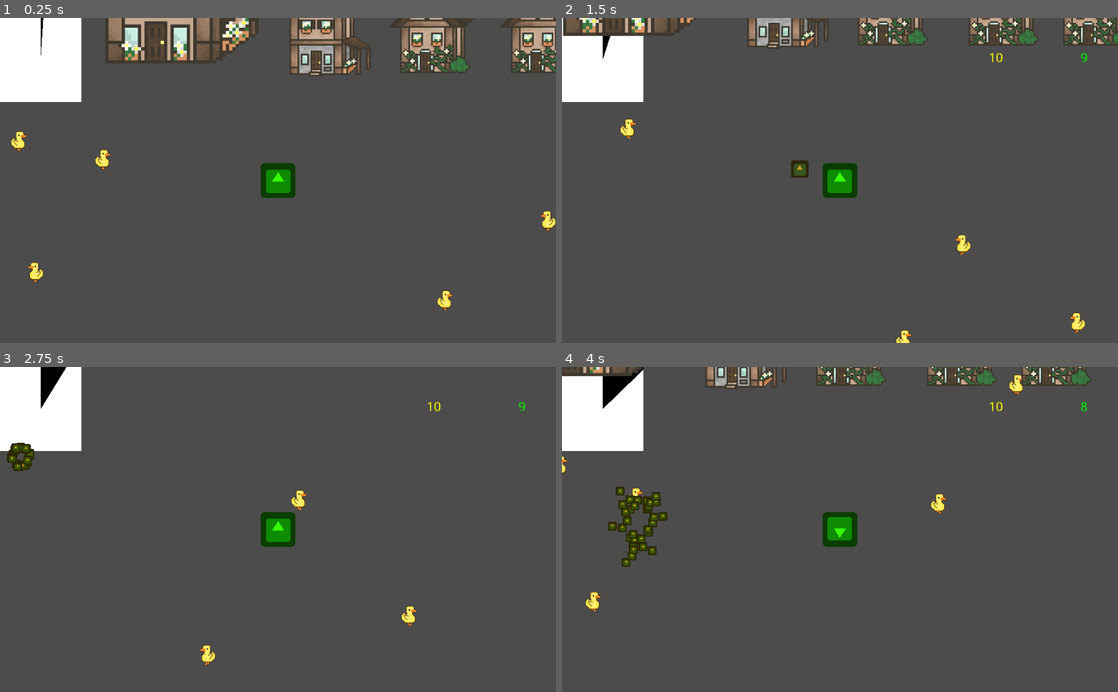
Above: before the commit, frames 1-4 (two rows, left to right).
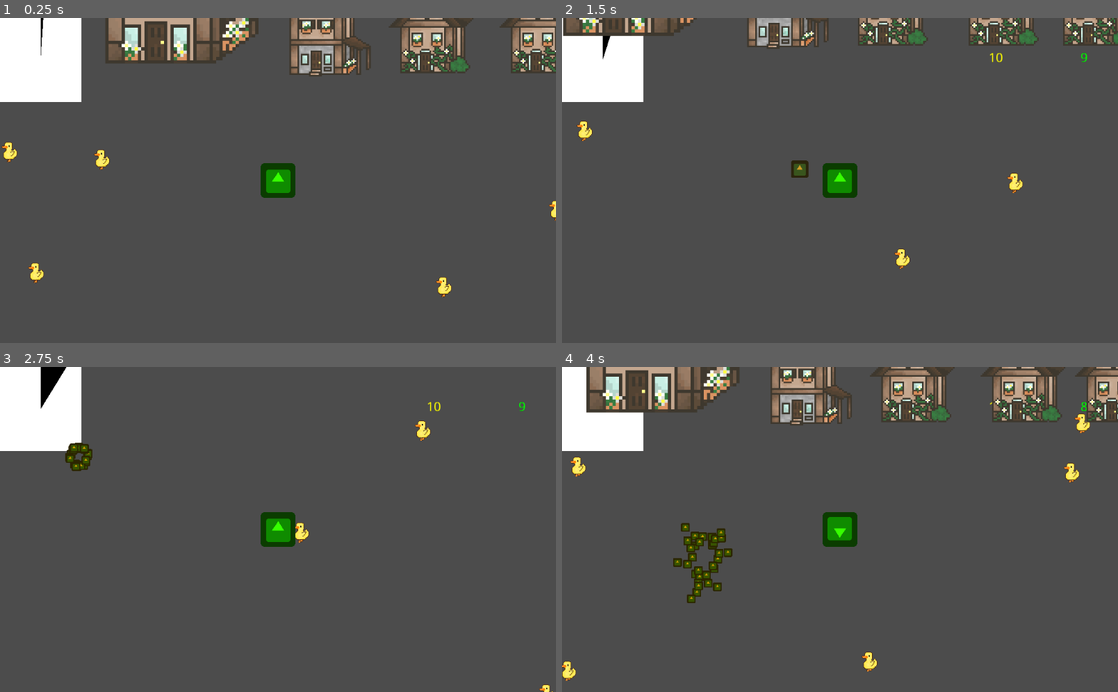
Above: after the commit, the same moments.

Repository: ygda-org/duckin
Game: Godot game, scene res://scenes/game/game_scene.tscn
The game is run twice, just before and just after one commit, with the same random seed, the same clock (stepped at 60 frames per second) and the same inputs. The engine's default icon, where the game draws it, is replaced by a stand-in: a white triangle on a blue panel in a dark square.
Inputs (mouse positions are in pixels of both pictures, inside the frame that each line leads up to):
- Up to frame 1 (0.25 s): no input
- Up to frame 2 (1.5 s): move the mouse to (962, 164) at 0.52 s; hold D (move_right) 0.53-1.28 s; tap E (interact) at 0.6 s; move the mouse to (728, 196) at 1.27 s; hold S (move_backwards) from 1.28 s (still down); click (728, 196) at 1.35 s
- Up to frame 3 (2.75 s): move the mouse to (333, 458) at 2.02 s; release S (move_backwards) at 2.03 s; hold D (move_right) from 2.03 s (still down); tap E (interact) at 2.1 s
- Up to frame 4 (4 s): move the mouse to (812, 594) at 2.77 s; release D (move_right) at 2.78 s; hold W (move_forwards) 2.78-3.53 s; click (812, 594) at 2.85 s; move the mouse to (1006, 578) at 3.52 s; hold A (move_left) from 3.53 s (still down); tap E (interact) at 3.6 s

The runs differ from the first frame. In frame 1, 0.7% of the frame differs, in the area x 0-100%, y 34-90%; in frame 2, 0.7%; in frame 3, 1.2%; in frame 4, 14%, in the area x 0-100%, y 0-97%.

Commit message:
fixed merge issue with wandering duck and interested duck

Diff:
--- a/scenes/wanderingDuck/DuckRandomWalk.gd
+++ b/scenes/wanderingDuck/DuckRandomWalk.gd
@@ -9,6 +9,9 @@
 var happy = false
 var seedPos = Vector2()
 var direction = Vector2(rand_range(-10, 10), rand_range(-10, 10)).normalized()
+var chance = 0
+var chancing = false
+var idle = false
 # Declare member variables here. Examples:
 # var a = 2
 # var b = "text"
@@ -19,9 +22,24 @@
 	$anim.play("Wander")
 	walk_ready = true
 	walking = false
+	idle = false
 	randomize()
 
-
+func chancer():
+	chance = 0
+	chancing = false
+	var random_num = rand_range(0, 100)
+	if random_num > 0 and random_num < 30:
+		print("idle")
+		walk_ready = false
+		walking = false
+		idle = true
+	else:
+		print("walking")
+		walk_ready = false
+		walking = true
+		idle = false
+	chancing = true
 
 # Called every frame. 'delta' is the elapsed time since the previous frame.
 func _process(delta):
@@ -31,16 +49,23 @@
 		direction = position.direction_to(seedPos)
 		move_and_slide(direction * speed)
 	else:
-		if walk_ready:
-			$anim.play("Wander")
+		if idle:
+			speed = 0
+		elif walk_ready:
 			direction = Vector2(rand_range(-1, 1), rand_range(-1, 1)).normalized()
-			if direction.x > 0:
-				$anim.flip_h = true
-			else:
-				$anim.flip_h = false
-			start_timer()
-		if walking:
+			chancer()
+		elif walking:
+			speed = 100
 			move_and_slide(direction * speed)
+
+func _physics_process(delta):
+	if chancing:
+		chance += 0.01
+		var random_num = rand_range(0, 100)
+		if chance > random_num:
+			idle = false
+			walking = false
+			walk_ready = true
 func start_timer():
 	# Start the timer called WalkTimer to wait for 2 seconds
 	$WalkTimer.start(timer)
